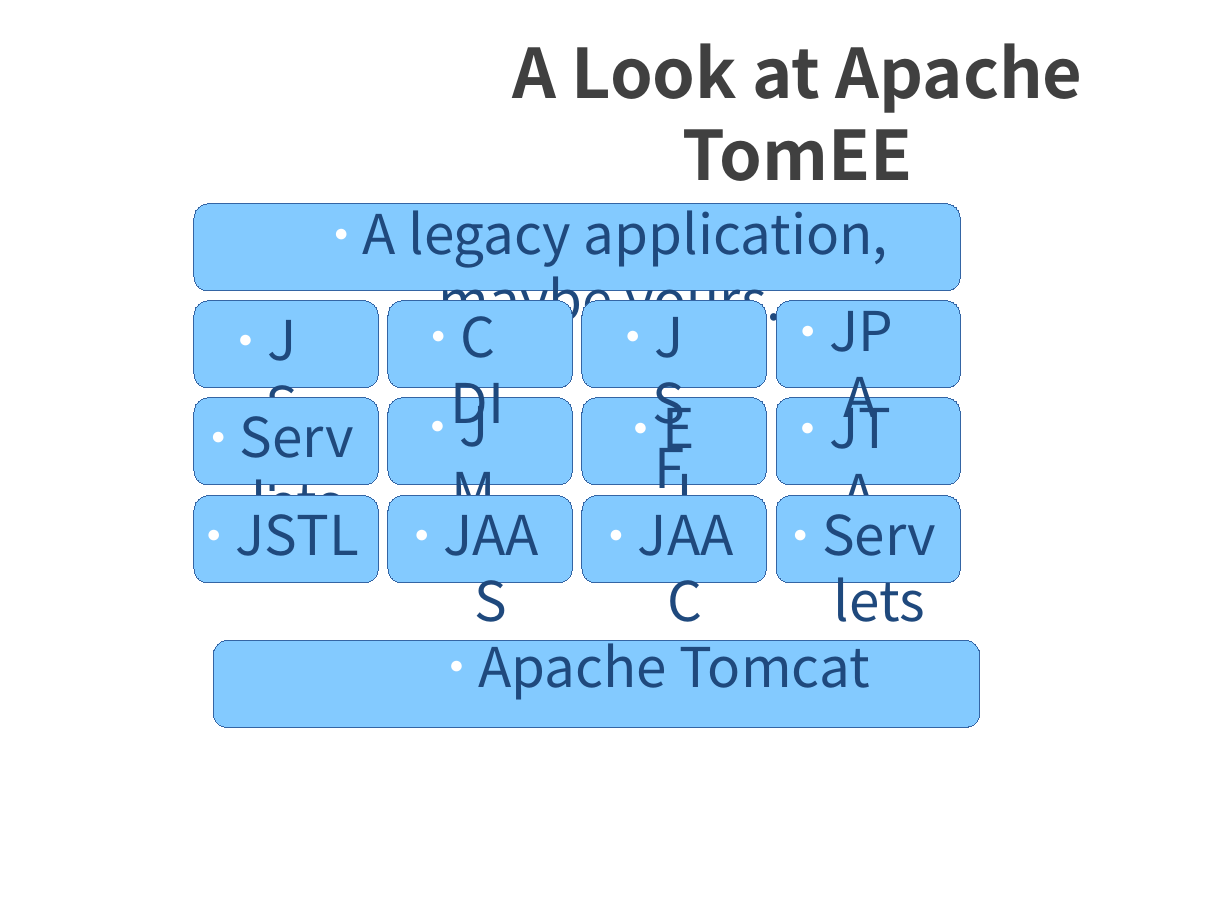
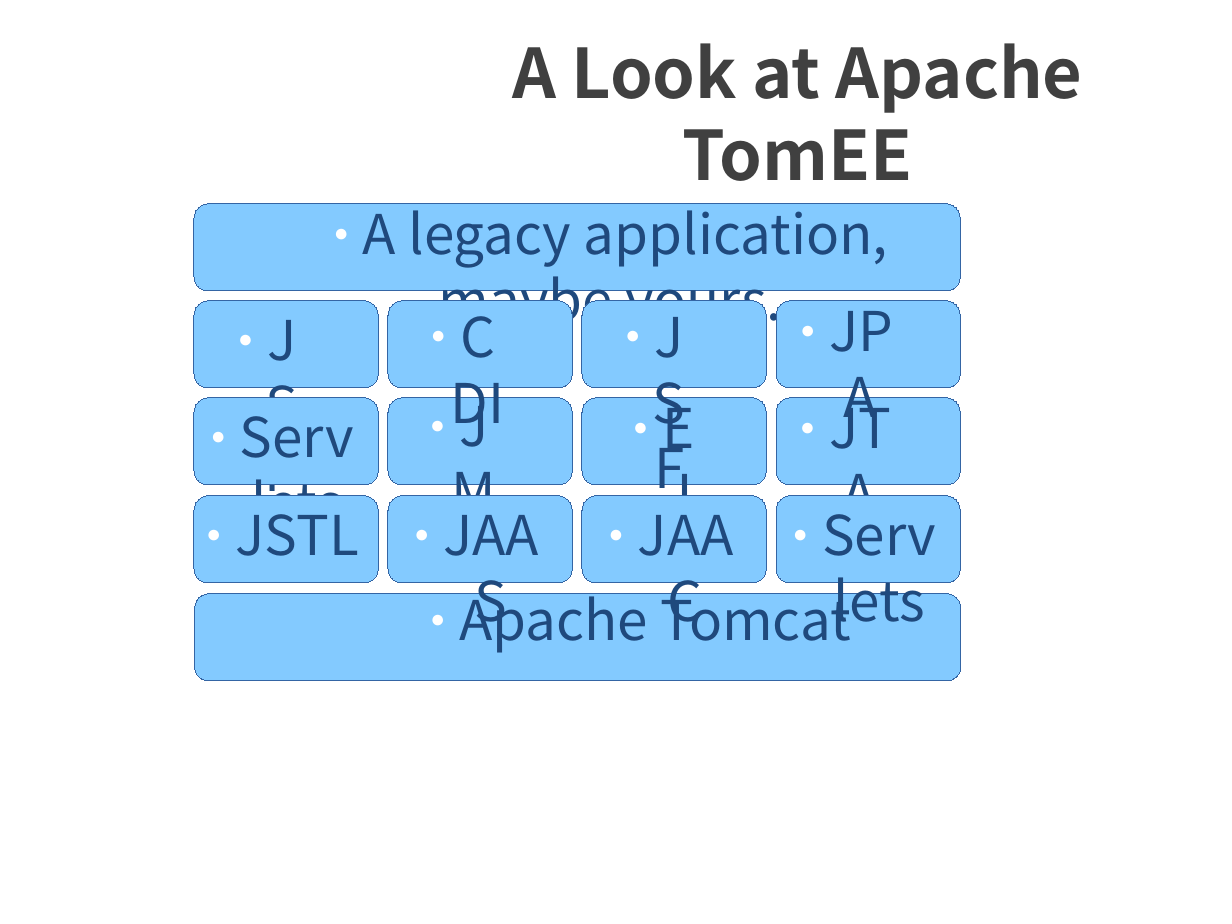
Before and after one commit to tomitribe/tomcat_to_tomee, a slide deck: slide 5 of TomcatToTomEE.1-n.odp (slide 4 before the commit). Drawn at 1232x924 pixels with LibreOffice and Linux fonts; fonts in the diff are those of the drawing; background and template pictures are left out. Boxes give left, top, right and bottom in pixels: in the first picture for what was removed or moved away, otherwise in the second. Text is boxed around its words. In the diff, an @@ line names an element or a change of style, - is before the commit and + after.

Commit message:
Slides

```diff
--- a/TomcatToTomEE.1-n.odp
+++ b/TomcatToTomEE.1-n.odp
@@ rounded rectangle moved from (x1=213, y1=641, x2=979, y2=728) to (x1=195, y1=594, x2=961, y2=681) @@
@@ text "Apache Tomcat" moved from (x1=478, y1=631, x2=870, y2=700) to (x1=459, y1=584, x2=851, y2=653) @@
```
Also in this commit, not shown: 1 slide added, 1 slide removed, 1 other file.
